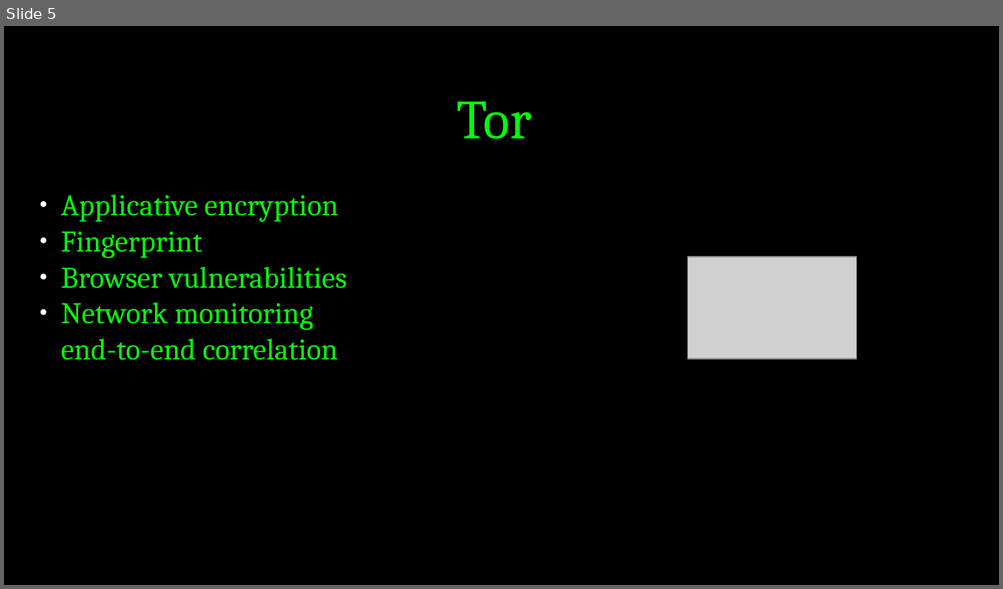
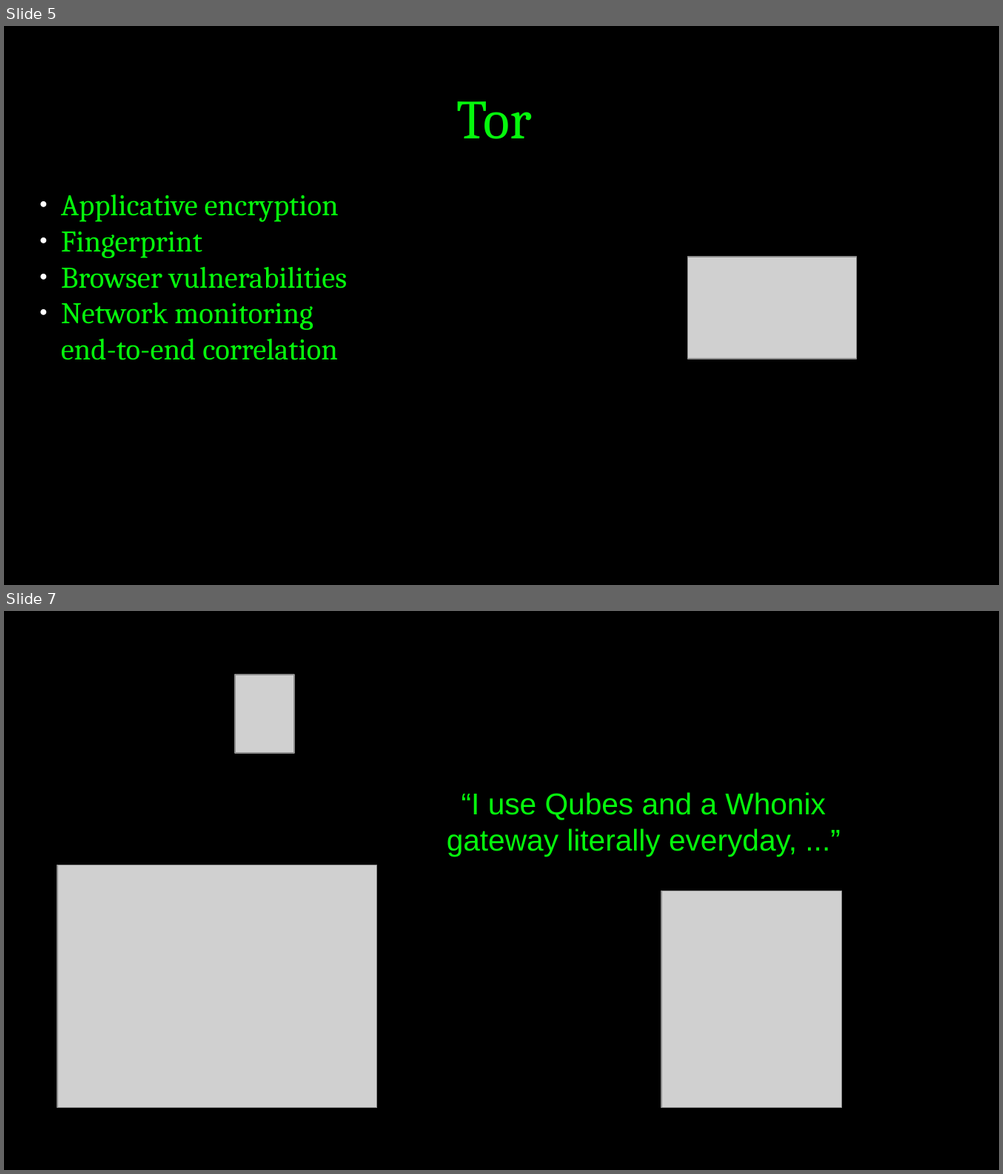
Before and after one commit to Mqtth3w/online-security-and-anonymity-unipr, a slide deck: Presentation.odp. Shown one above the other, each under a label of ours: slide 5 before the commit, slides 5 and 7 after it; the slides between them are not shown. The pictures are 1003x589 and 1003x1174 pixels, drawn with LibreOffice and Linux fonts; fonts in the diff are those of the drawing; grey boxes stand for pictures. Boxes give left, top, right and bottom in pixels: in the first picture for what was removed or moved away, otherwise in the second. Text is boxed around its words. In the diff, an @@ line names an element or a change of style, - is before the commit and + after.

```diff
--- a/Presentation.odp
+++ b/Presentation.odp
@@ slide 7 added at box(4, 611, 999, 1170), background #000000 @@
@@ picture added at box(235, 675, 295, 754) @@
@@ subtitle added at box(447, 792, 825, 856), 24 pt, text #05F80C @@
+“I use Qubes and a Whonix gateway literally everyday, ...”
@@ picture added at box(57, 866, 377, 1108) @@
@@ picture added at box(661, 891, 842, 1108) @@
```
Also in this commit, not shown: 1 other slide added, 3 slides removed.
